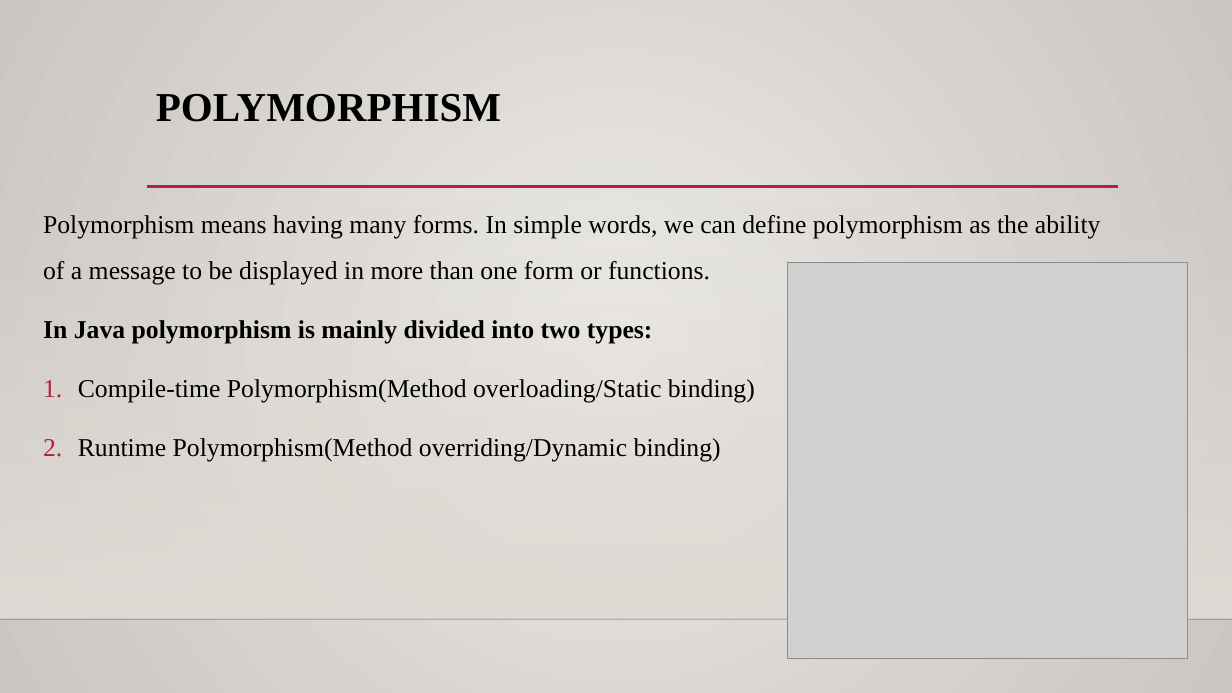
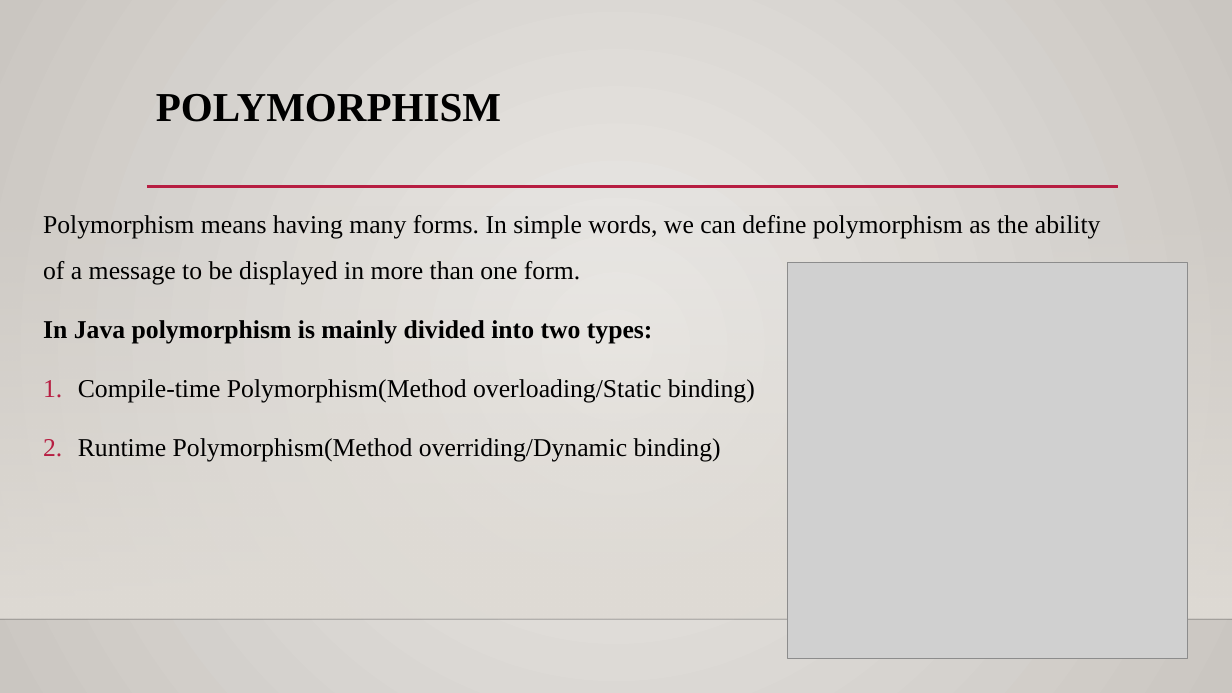
Before and after one commit to 1234Pavankalyan/java-logical-programming, a slide deck: slide 12 of Assignment on oops.pptx (slide 13 before the commit). Drawn at 1232x693 pixels with LibreOffice and Linux fonts; fonts in the diff are those of the drawing; grey boxes stand for pictures; background and template pictures are left out. Boxes give left, top, right and bottom in pixels: in the first picture for what was removed or moved away, otherwise in the second. Text is boxed around its words. In the diff, an @@ line names an element or a change of style, - is before the commit and + after.

```diff
--- a/Assignment on oops.pptx
+++ b/Assignment on oops.pptx
@@ text at <box>43,215,1101,284</box>: text changed @@
-Polymorphism means having many forms. In simple words, we can define polymorphism as the ability of a message to be displayed in more than one form or functions.
+Polymorphism means having many forms. In simple words, we can define polymorphism as the ability of a message to be displayed in more than one form.
```
Also in this commit, not shown: 5 other slides changed, 3 slides removed.
